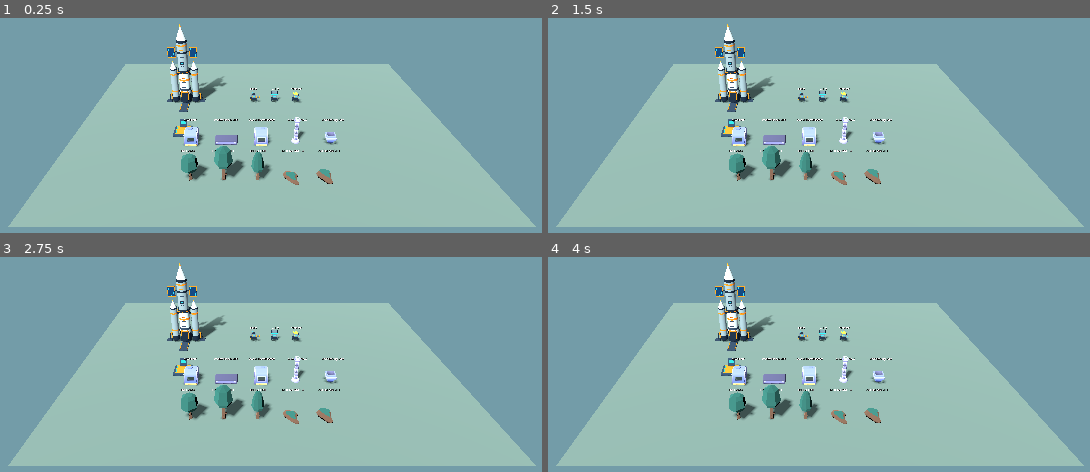
Above: before the commit, frames 1-4 (two rows, left to right).
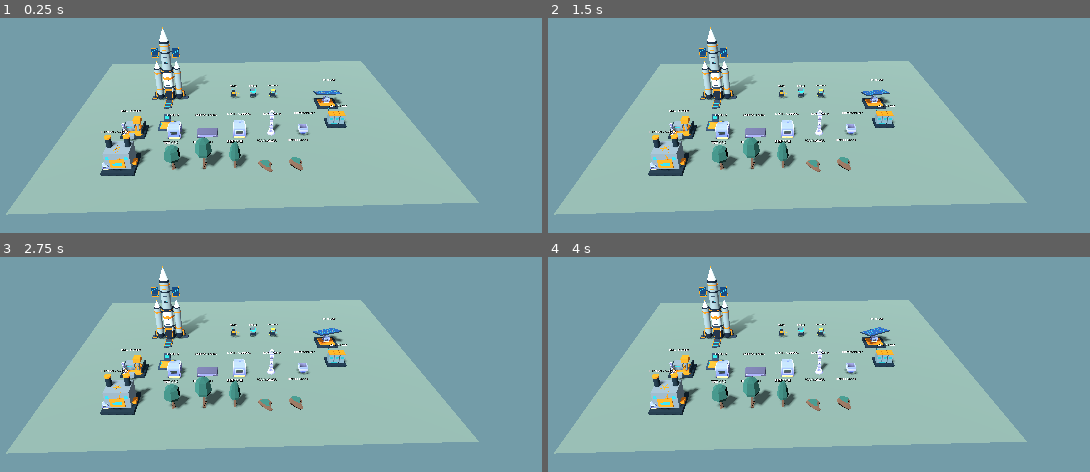
Above: after the commit, the same moments.

Repository: serafin1367/wow
Game: Godot game, scene res://scenes/asset_showroom.tscn
Same seed, same stepped clock (60 frames per second), same inputs: the game is played once before the commit and once after it. This scene is started directly instead of the project's main scene.
Inputs (mouse positions are in pixels of both pictures, inside the frame that each line leads up to):
- Up to frame 1 (0.25 s): no input
- Up to frame 2 (1.5 s): tap Enter at 0.5 s; move the mouse to (965, 88) at 0.52 s; hold D 0.53-1.25 s; tap B at 0.6 s; click (965, 88) at 0.67 s; tap Space at 1.25 s; drag from (629, 134) to (748, 200) at 1.27 s
- Up to frame 3 (2.75 s): tap Enter at 2 s; move the mouse to (outside the picture) at 2.02 s; hold D from 2.03 s (still down); tap L at 2.1 s
- Up to frame 4 (4 s): release D at 2.75 s; tap Space at 2.75 s; drag from (748, 439) to (548, 282) at 2.77 s; tap Enter at 3.5 s; move the mouse to (1030, 418) at 3.52 s; hold A from 3.53 s (still down); tap P at 3.6 s

The runs differ from the first frame. In frame 1, 23% of the frame differs, in the area x 1-99%, y 2-98%; in frame 2, 23%; in frame 3, 23%; in frame 4, 23%.

Commit message:
art: preview powered solar tracker, battery, animated drill and furnace sparks in showroom

Diff:
--- a/scripts/asset_showroom.gd
+++ b/scripts/asset_showroom.gd
@@ -5,6 +5,9 @@
 const CHARGER_SCRIPT = preload("res://scripts/charging_pad.gd")
 const FACTORY_SCRIPT = preload("res://scripts/factory_models.gd")
 const KENNEY_ASSETS = preload("res://scripts/kenney_assets.gd")
+const SOLAR = preload("res://scripts/solar_array.gd")
+const BATTERY = preload("res://scripts/battery_bank.gd")
+const GRID_CABLE = preload("res://scripts/power_cable.gd")
 
 
 func _ready() -> void:
@@ -71,11 +74,39 @@
 			add_child(nature)
 			_label(nature_names[i].to_upper(), nature.position + Vector3(0, 5.4, 0))
 
+	# WOW 0.9: fotowoltaika i akumulatory do obejrzenia z bliska.
+	var panel = SOLAR.new()
+	panel.position = Vector3(19, 0, -3)
+	add_child(panel)
+	_label("SOLAR 4 kW", panel.position + Vector3(0, 6.0, 0))
+	var bank = BATTERY.new()
+	bank.position = Vector3(19, 0, 5)
+	bank.stored_kwh = 4.0
+	add_child(bank)
+	_label("BATTERY 8 kWh", bank.position + Vector3(0, 4.2, 0))
+
+	var cable = GRID_CABLE.new()
+	cable.setup(panel.position, bank.position)
+	add_child(cable)
+
+	var extractor = FACTORY_SCRIPT.new()
+	extractor.machine_type = "extractor"
+	extractor.is_working = true
+	extractor.position = Vector3(-21, 0, 7)
+	add_child(extractor)
+	_label("DRILL - MOVING", extractor.position + Vector3(0, 5.1, 0))
+	var furnace = FACTORY_SCRIPT.new()
+	furnace.machine_type = "smelter"
+	furnace.is_working = true
+	furnace.position = Vector3(-21, 0, 17)
+	add_child(furnace)
+	_label("FURNACE - SPARKS", furnace.position + Vector3(0, 7.0, 0))
+
 	var camera := Camera3D.new()
-	camera.position = Vector3(-4, 37, 60)
+	camera.position = Vector3(-2, 39, 65)
 	camera.fov = 65.0
 	add_child(camera)
-	camera.look_at(Vector3(-4, 4, 4), Vector3.UP)
+	camera.look_at(Vector3(0, 4, 6), Vector3.UP)
 	camera.current = true
 
 
